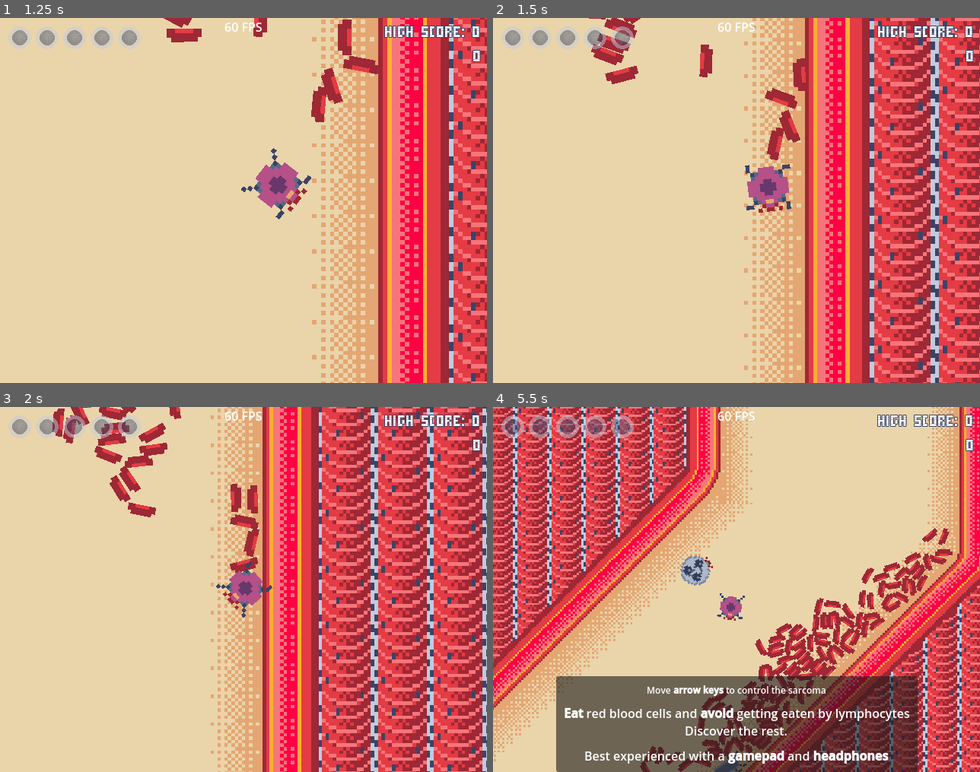
Above: before the commit, frames 1-4 (two rows, left to right).
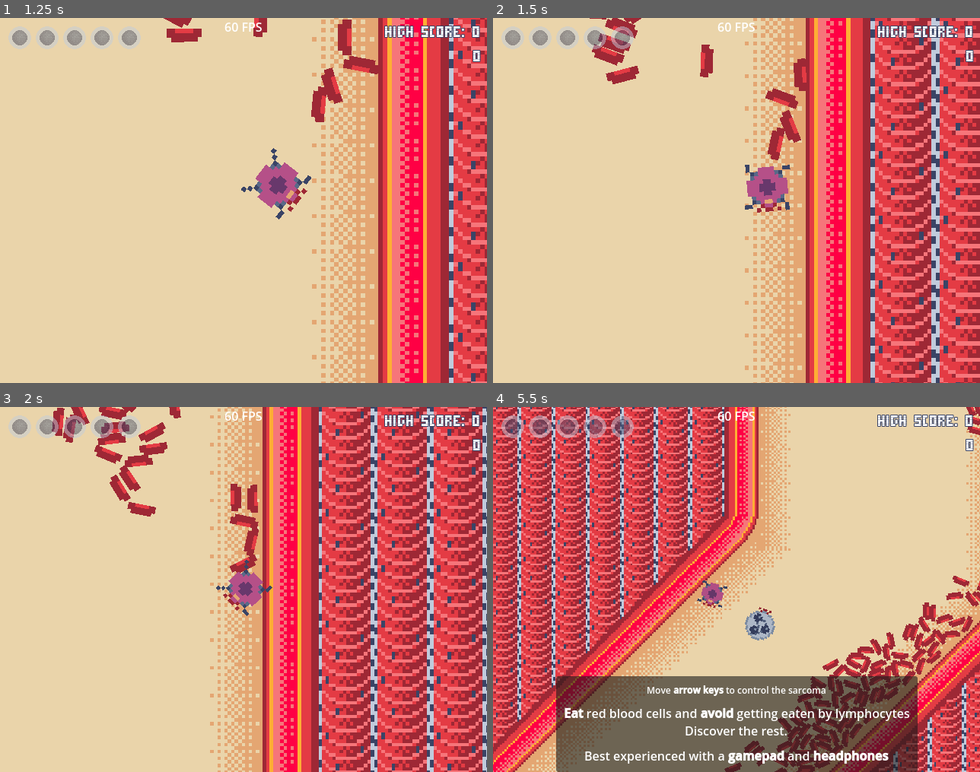
Above: after the commit, the same moments.

Repository: BertrandBordage/Bloody-Sarcoma
Game: Godot game, scene res://level_0.tscn
Same seed, same stepped clock (60 frames per second), same inputs: the game is played once before the commit and once after it. Sound files missing from this copy of the repository are replaced by a short silence.
Inputs (mouse positions are in pixels of both pictures, inside the frame that each line leads up to):
- Up to frame 1 (1.25 s): tap Enter at 0.5 s; move the mouse to (350, 182) at 0.52 s; hold Right (right) from 0.53 s (still down); tap Space (metastasize) at 0.6 s; click (350, 182) at 0.67 s
- Up to frame 2 (1.5 s): release Right (right) at 1.25 s; drag from (639, 218) to (799, 204) at 1.27 s
- Up to frame 3 (2 s): no input
- Up to frame 4 (5.5 s): move the mouse to (785, 509) at 2.02 s; hold Right (right) 2.03-2.75 s; tap Space (metastasize) at 2.1, 3.6, 5.1 s; drag from (736, 691) to (736, 589) at 2.77 s; move the mouse to (882, 644) at 3.52 s; hold Left (left) 3.53-4.25 s; drag from (590, 534) to (702, 600) at 4.27 s; move the mouse to (760, 589) at 5.02 s; hold Down (down) from 5.03 s (still down); click (760, 589) at 5.17 s

Frame 1 is identical in both runs. In frame 2, 5.3% of the frame differs, in the area x 19-100%, y 0-100%; in frame 3, 5.8%; in frame 4, 57%, in the area x 0-100%, y 0-100%.

Commit message:
Multiple minor bug fixes.

Diff:
--- a/autoload/PlayerData.gd
+++ b/autoload/PlayerData.gd
@@ -161,6 +161,7 @@
     if cell == null:
         return
     var dropped_cell = cell.duplicate()
+    dropped_cell.detached = true
     create_tween().tween_property(dropped_cell, "modulate:a", 0.75, 1.0)
     dropped_cell.animation = "Idle"
     SpawnedFlow.spawn_container.add_child(dropped_cell)
--- a/bodies/cancer_cell.gd
+++ b/bodies/cancer_cell.gd
@@ -40,6 +40,7 @@
 var food: float = 0.0
 var separating: bool = false
 var growing: bool = false
+var detached: bool = false
 
 
 func _ready():
@@ -144,6 +145,8 @@
         %HealthComponent.health + earned_food,
         %HealthComponent.initial_health,
     )
+    if detached:
+        return
     if not %Bite.playing:
         %Bite.play()
     if earned_food == 0:
@@ -163,6 +166,7 @@
     elif body.NAME == "Neutrophil":
         %NeutrophilDead.play()
         for sibling in get_parent().get_children():
+            # FIXME: sibling can be something else, when the cancer cell is detached.
             if not sibling.has_mouth:
                 sibling.has_mouth = true
                 break
@@ -173,6 +177,7 @@
         if has_bottom_flagellum:
             if has_top_flagellum:
                 for sibling in get_parent().get_children():
+                    # FIXME: sibling can be something else, when the cancer cell is detached.
                     if not sibling.has_bottom_flagellum:
                         sibling.has_bottom_flagellum = true
                         break
@@ -197,6 +202,8 @@
 
 
 func _on_health_component_died():
+    if detached:
+        return
     var audio = %Dead.duplicate()
     get_tree().root.add_child(audio)
     audio.global_position = global_position
--- a/playable_cell_cluster.gd
+++ b/playable_cell_cluster.gd
@@ -50,9 +50,8 @@
     else:
         direction = Input.get_vector("left", "right", "up", "down")
 
-    if direction != Vector2.ZERO:
-        %CancerCellCluster.movement_force = ACCELERATION * direction
-        %CancerCellCluster.rotation_vector = direction
+    %CancerCellCluster.movement_force = ACCELERATION * direction
+    %CancerCellCluster.rotation_vector = direction
 
 
 func _on_loaded_area_body_exited(body):
Not shown, changed: addons/aseprite_importer/interface/spritesheet_inspector/SpritesheetView.gd
